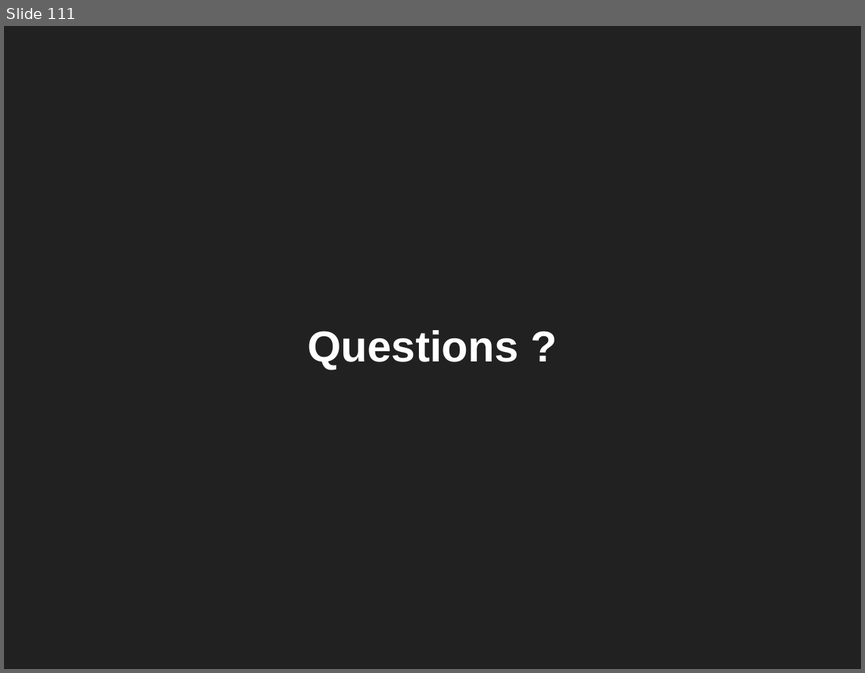
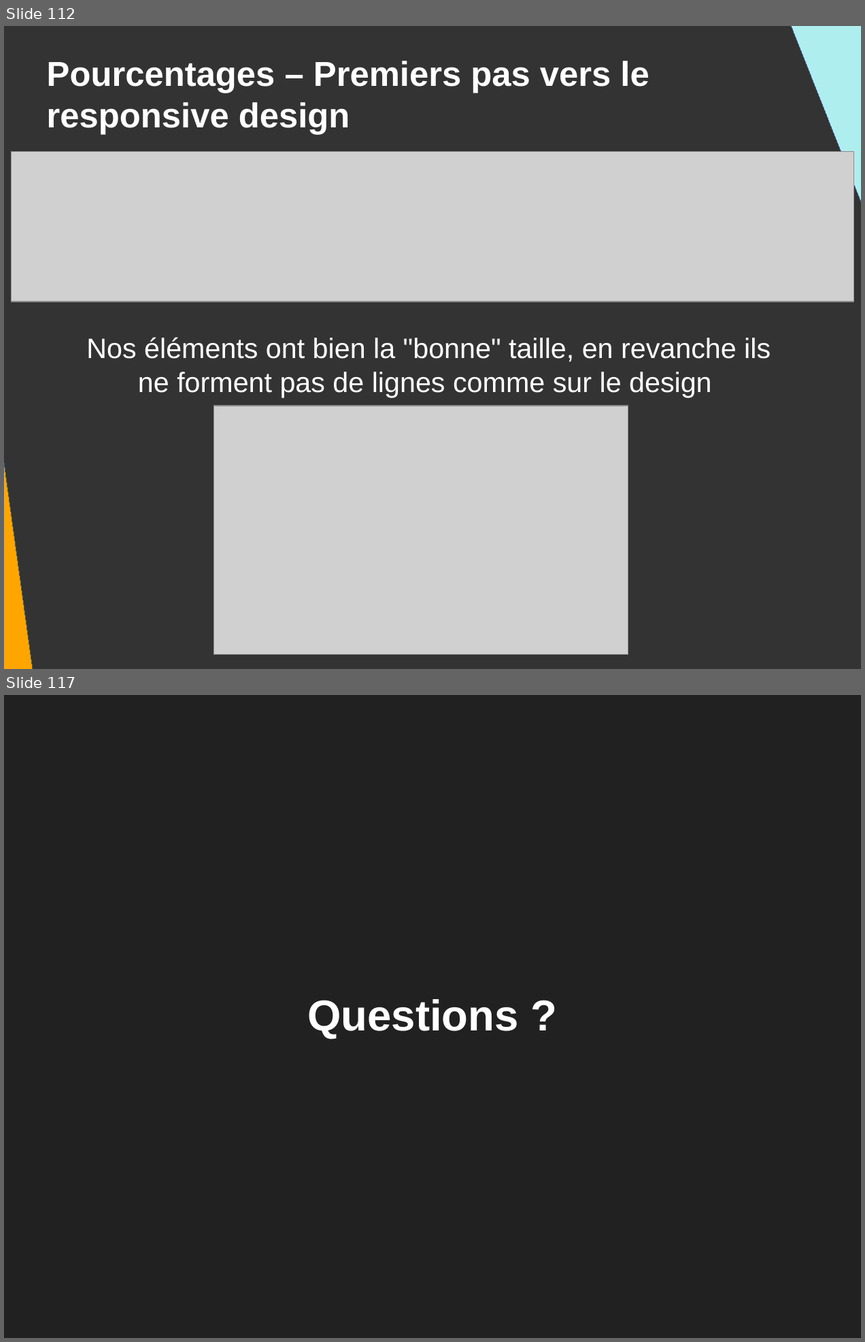
Before and after one commit to DanYellow/presentations, a slide deck: mmi/html/travaux-pratiques/numero-2/presentation.odp. Shown one above the other, each under a label of ours: slide 111 before the commit, slides 112 and 117 after it; the slides between them are not shown. The pictures are 865x673 and 865x1342 pixels, drawn with LibreOffice and Linux fonts; fonts in the diff are those of the drawing; grey boxes stand for pictures. Boxes give left, top, right and bottom in pixels: in the first picture for what was removed or moved away, otherwise in the second. Text is boxed around its words. In the diff, an @@ line names an element or a change of style, - is before the commit and + after.

```diff
--- a/mmi/html/travaux-pratiques/numero-2/presentation.odp
+++ b/mmi/html/travaux-pratiques/numero-2/presentation.odp
@@ slide 112 added at <box>4,26,861,669</box>, background #333333 @@
@@ right triangle added at <box>781,26,861,334</box>, fill #AFEEEE, outline #3465A4 0 pt @@
@@ title added at <box>47,61,649,134</box>, 32 pt, text #FFFFFF, bold @@
+Pourcentages – Premiers pas vers le responsive design
@@ right triangle added at <box>4,125,35,669</box>, fill #FFA500, outline #3465A4 0 pt @@
@@ picture added at <box>11,152,854,302</box> @@
@@ title added at <box>86,337,770,397</box>, 26 pt, text #FFFFFF @@
+Nos éléments ont bien la "bonne" taille, en revanche ils ne forment pas de lignes comme sur le design
@@ picture added at <box>214,405,628,654</box> @@
@@ what was slide 111 is now slide 117 @@
```
Also in this commit, not shown: 2 slides changed, 5 other slides added, 4 other files.
